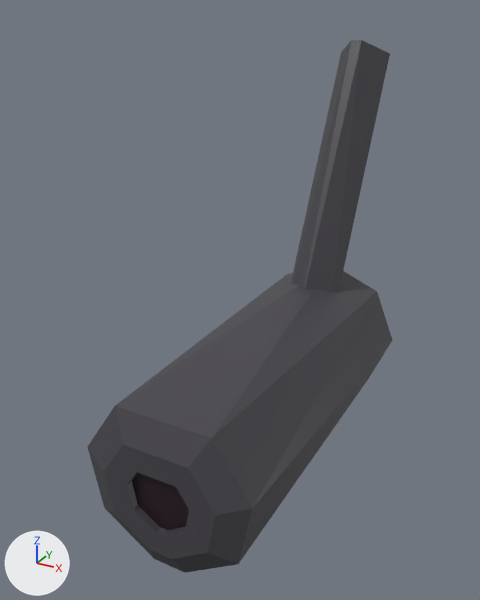
Before and after pictures for a commit that changed the Blender file BlenderModels/Chapter1/Camera.blend.
Camera for both pictures: a 50 mm camera at (0.531, -1.511, 2.939) aimed at (-0.162, -0.253, 2.309). Every picture has the same lights, and +X, +Y and +Z are marked at lower left.

The scene before the commit, as lines of its bpy script (objects in view):
```python
me_cylinder = bpy.data.meshes.new('Cylinder')
me_cylinder.from_pydata(...)  # a 32-sided cylinder along z spanning x -1.0..1.0, y -1.0..1.0, z -1.0..1.0
me_cylinder.materials.append(mat_material_001)  # dark grey #47454b
me_cylinder_001 = bpy.data.meshes.new('Cylinder.001')
me_cylinder_001.from_pydata(...)  # 40 vertices, 42 faces; spans x -1.0..1.0, y -1.0..1.0, z -1.0..1.06
# faces by material slot: [41, 1]
me_cylinder_001.materials.append(mat_material_001)  # dark grey #47454b
me_cylinder_001.materials.append(mat_material_002)  # black #200c19
ob_cylinder = bpy.data.objects.new('Cylinder', me_cylinder)
ob_cylinder.location = (-0.099, 0.149, 2.459)
ob_cylinder.rotation_euler = (-0.436, 0.0, 0.0)  # degrees (-25, 0, 0)
ob_cylinder.scale = (0.0703, 0.0703, 0.413)
_m = ob_cylinder.modifiers.new('Decimate', 'DECIMATE')
_m.decimate_type = 'UNSUBDIV'
_m.iterations = 3
ob_cylinder_001 = bpy.data.objects.new('Cylinder.001', me_cylinder_001)
ob_cylinder_001.location = (-0.099, -0.246, 2.074)
ob_cylinder_001.rotation_euler = (1.571, 0.0, 0.0)  # degrees (90, 0, 0)
ob_cylinder_001.scale = (0.196, 0.196, 0.423)
```
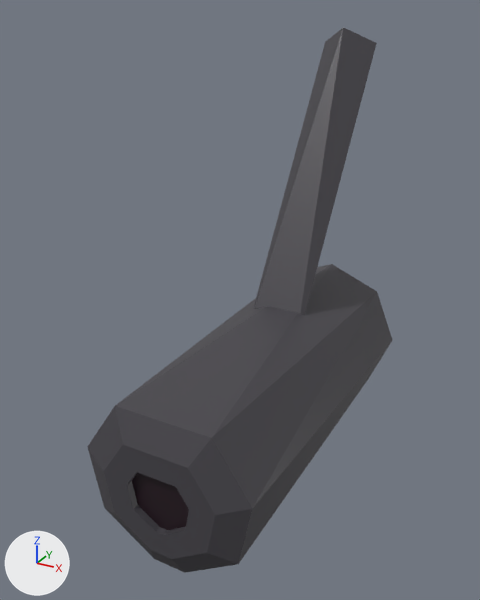
What differs and where, as boxes (x1, y1, x2, y2) in the pictures (480 x 600 px):
'Cylinder', moved, turned: before (291, 40, 390, 293); after (253, 27, 377, 315)

The change in detail:
Object 'Cylinder' (ob_cylinder) moves from (-0.099, 0.149, 2.459) to (-0.112, 0.033, 2.507).
Object 'Cylinder' (ob_cylinder) turns from (-25, 0, 0) to (-212, 0, 0) degrees about x, y and z.
